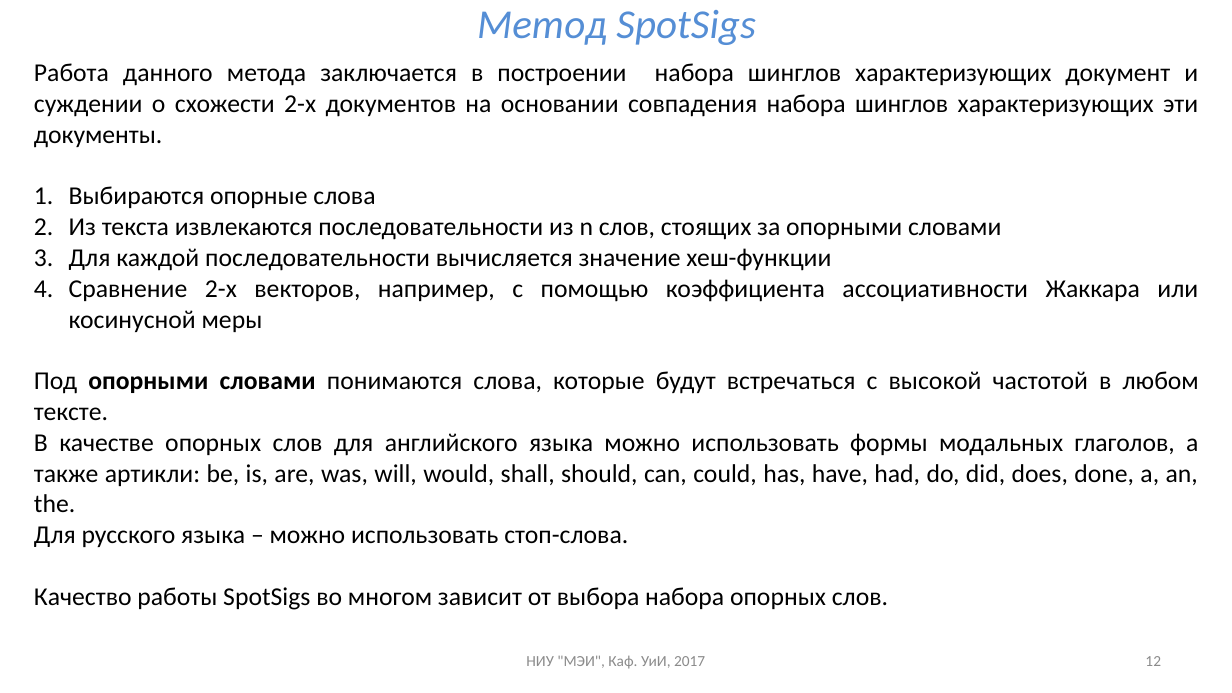
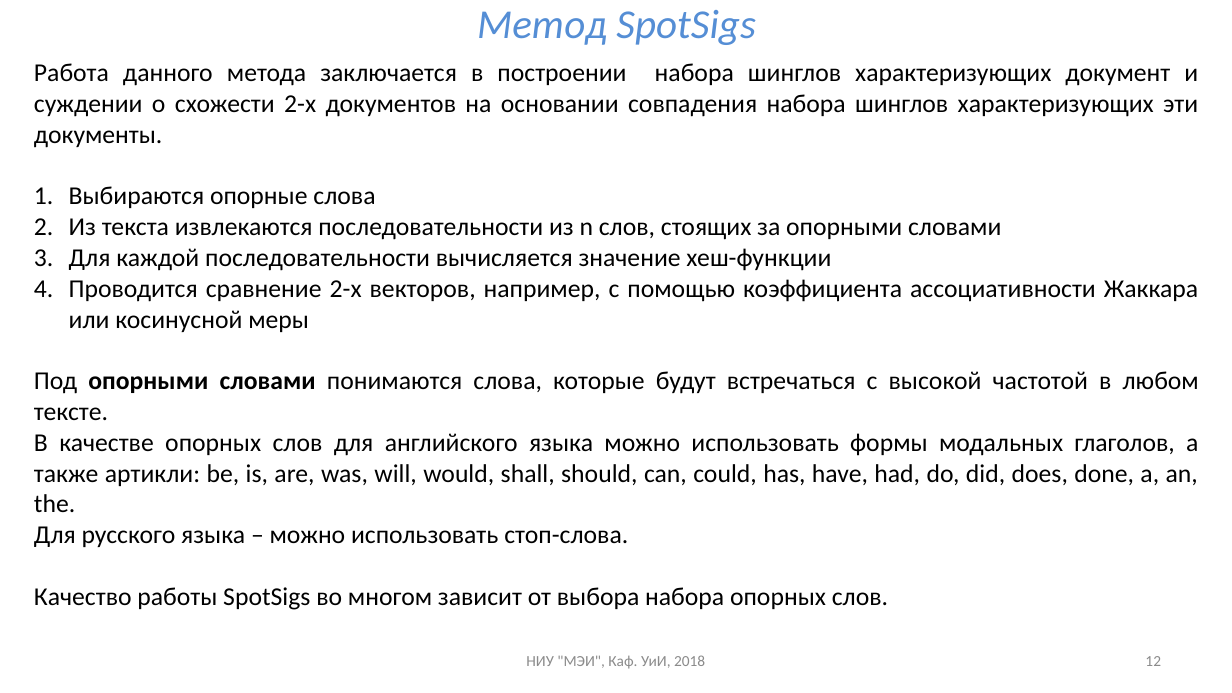
Before and after one commit to uii-mpei/uii-mpei.github.io, a slide deck: slide 12 of study/courses/iis/IIS_lec_7.pptx. Drawn at 1232x693 pixels with LibreOffice and Linux fonts; fonts in the diff are those of the drawing. Boxes give left, top, right and bottom in pixels: in the first picture for what was removed or moved away, otherwise in the second. Text is boxed around its words. In the diff, an @@ line names an element or a change of style, - is before the commit and + after.

```diff
--- a/study/courses/iis/IIS_lec_7.pptx
+++ b/study/courses/iis/IIS_lec_7.pptx
@@ text at (x1=69, y1=279, x2=1198, y2=332): text changed @@
-4. Сравнение 2-х векторов, например, с помощью коэффициента ассоциативности Жаккара или косинусной меры
+4. Проводится сравнение 2-х векторов, например, с помощью коэффициента ассоциативности Жаккара или косинусной меры
@@ text at (x1=526, y1=655, x2=705, y2=669): text changed @@
-НИУ "МЭИ", Каф. УиИ, 2017
+НИУ "МЭИ", Каф. УиИ, 2018
```
Also in this commit, not shown: 19 other slides changed, 4 other files.
